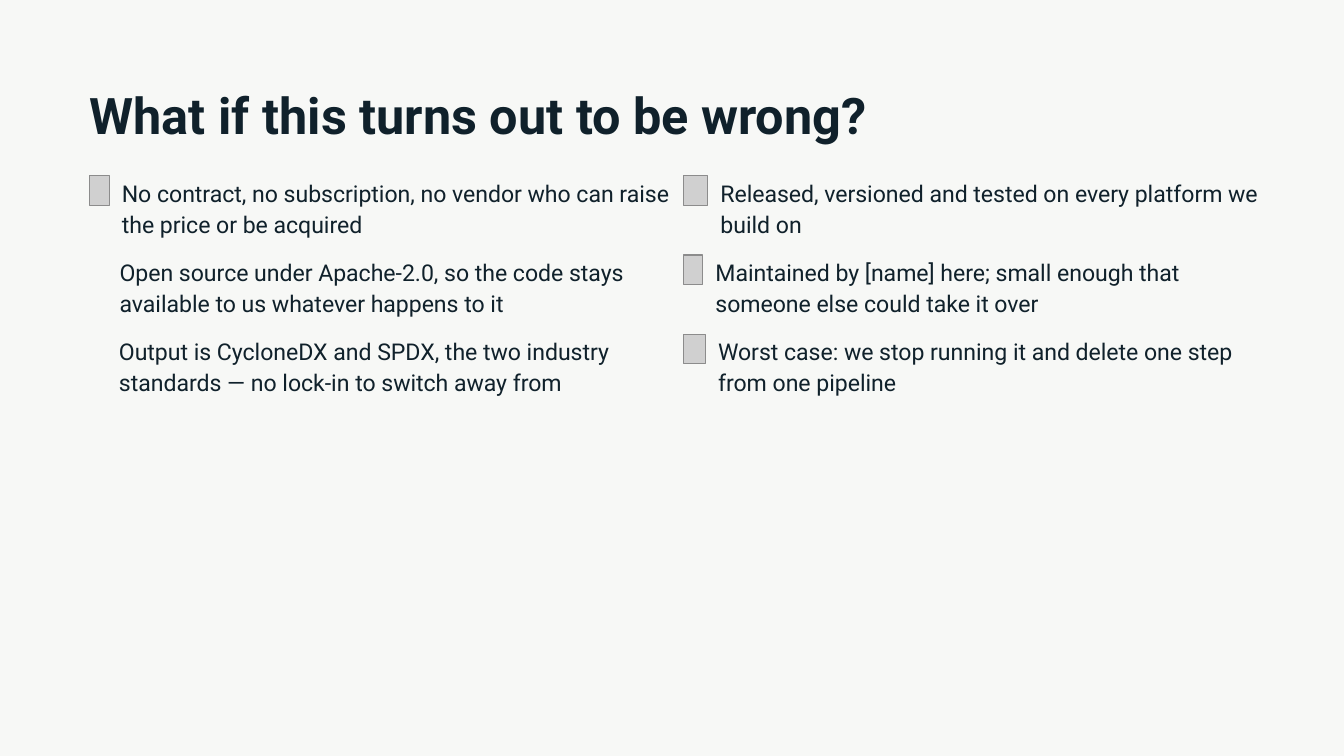
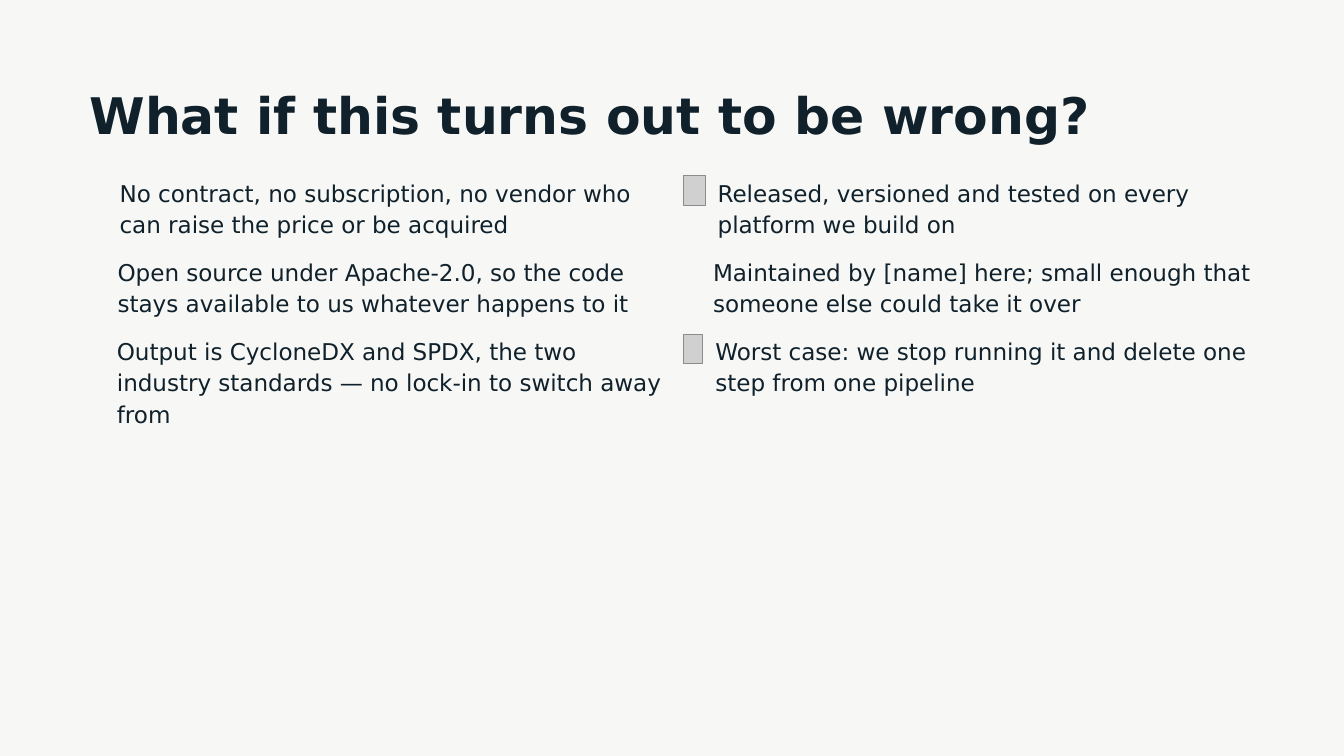
Before and after one commit to aesir-oss/pixi-sbom, a slide deck: slide 9 of docs/presentations/executive/pixi-sbom-executive.pptx (slide 8 before the commit). Drawn at 1344x756 pixels with LibreOffice and Linux fonts; fonts in the diff are those of the drawing; grey boxes stand for pictures; background and template pictures are left out. Boxes give left, top, right and bottom in pixels: in the first picture for what was removed or moved away, otherwise in the second. Text is boxed around its words. In the diff, an @@ line names an element or a change of style, - is before the commit and + after.

```diff
--- a/docs/presentations/executive/pixi-sbom-executive.pptx
+++ b/docs/presentations/executive/pixi-sbom-executive.pptx
@@ font Roboto to DejaVu Sans in 7 elements at [118,263,628,317], [120,184,631,238], [715,342,1246,396], [713,263,1251,313], [718,184,1189,238], [117,342,661,424], [90,95,1089,145] @@
@@ picture removed at [90,175,110,205] @@
@@ picture removed at [684,255,703,284] @@
```
Also in this commit, not shown: 8 other slides changed, 1 slide added, 16 other files.
